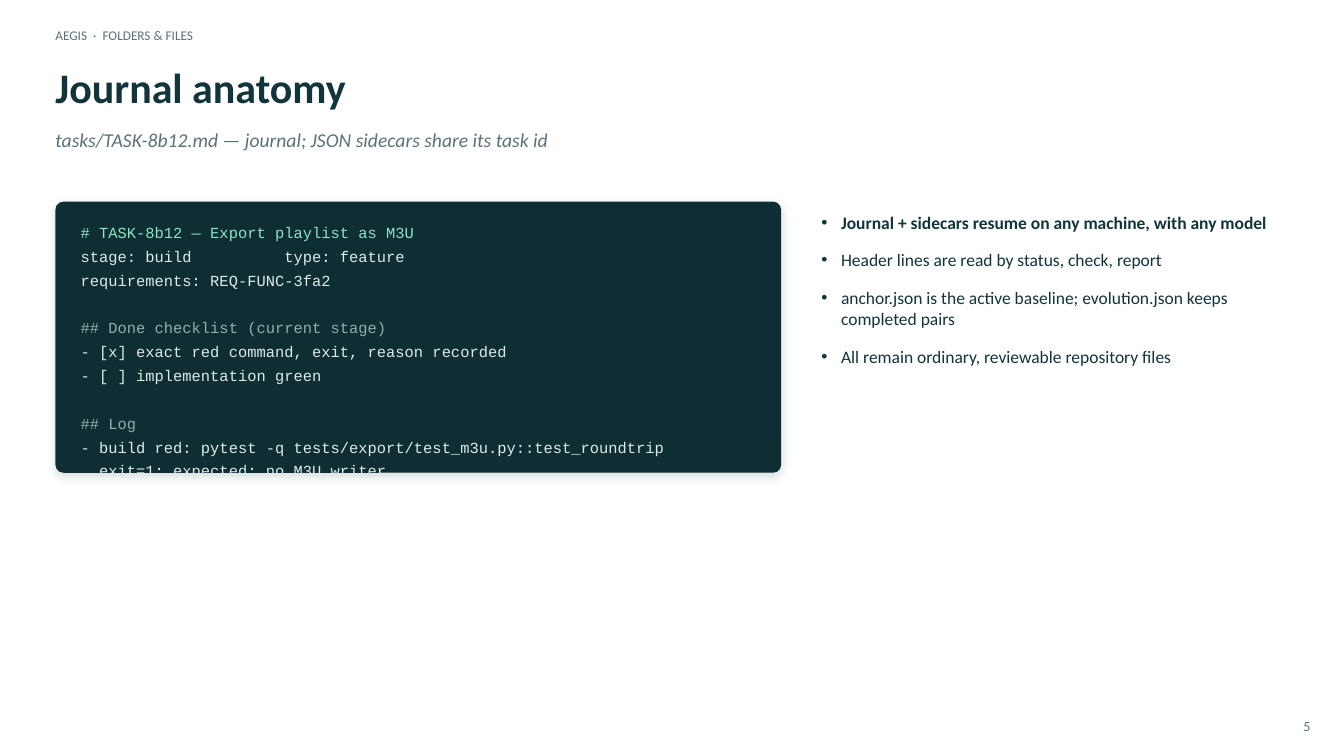
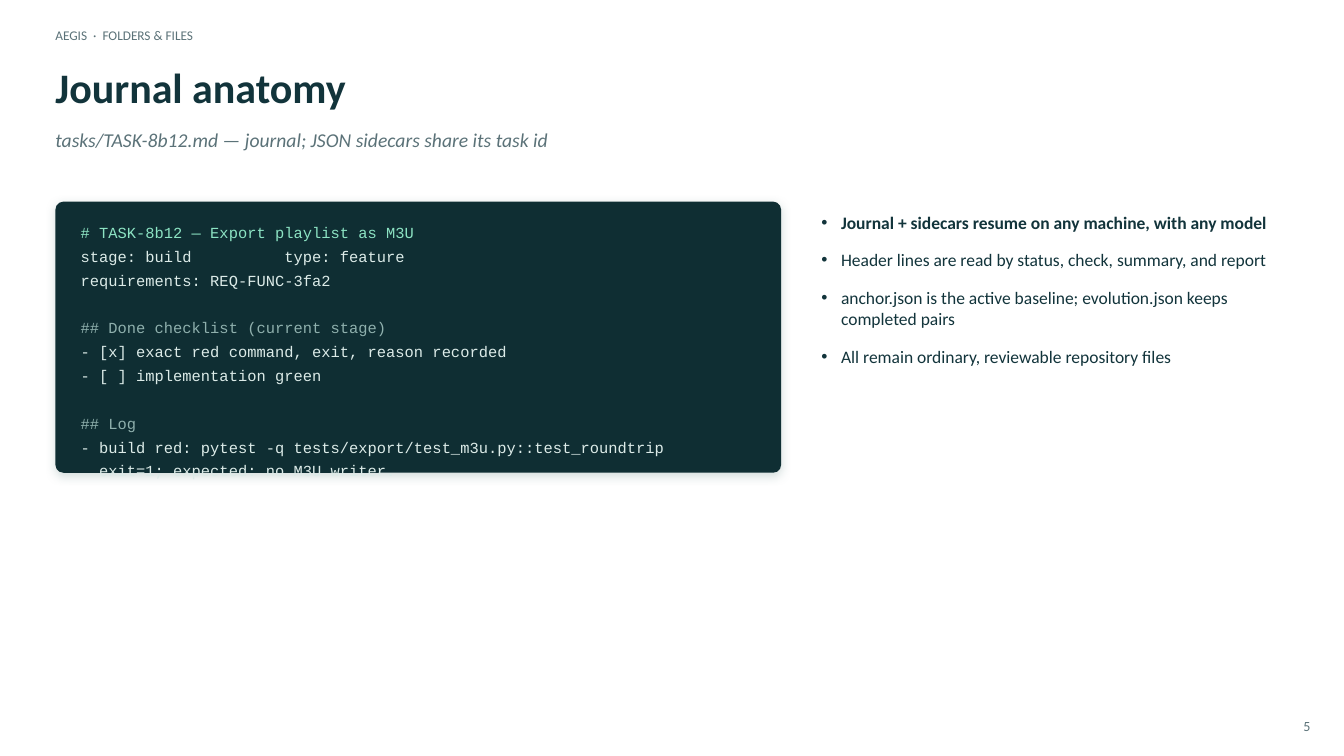
Before and after one commit to DDP-Engineering/Agentic_Engineering_Governance_Integrity_System, a slide deck: slide 5 of 06_SoftwareDocu/02_Folders_and_Files.pptx. Drawn at 1344x756 pixels with LibreOffice and Linux fonts; fonts in the diff are those of the drawing. Boxes give left, top, right and bottom in pixels: in the first picture for what was removed or moved away, otherwise in the second. Text is boxed around its words. In the diff, an @@ line names an element or a change of style, - is before the commit and + after.

```diff
--- a/06_SoftwareDocu/02_Folders_and_Files.pptx
+++ b/06_SoftwareDocu/02_Folders_and_Files.pptx
@@ text at (841,254,1266,269): text changed @@
-• Header lines are read by status, check, report
+• Header lines are read by status, check, summary, and report
```
Also in this commit, not shown: 3 other slides changed, 59 other files.
